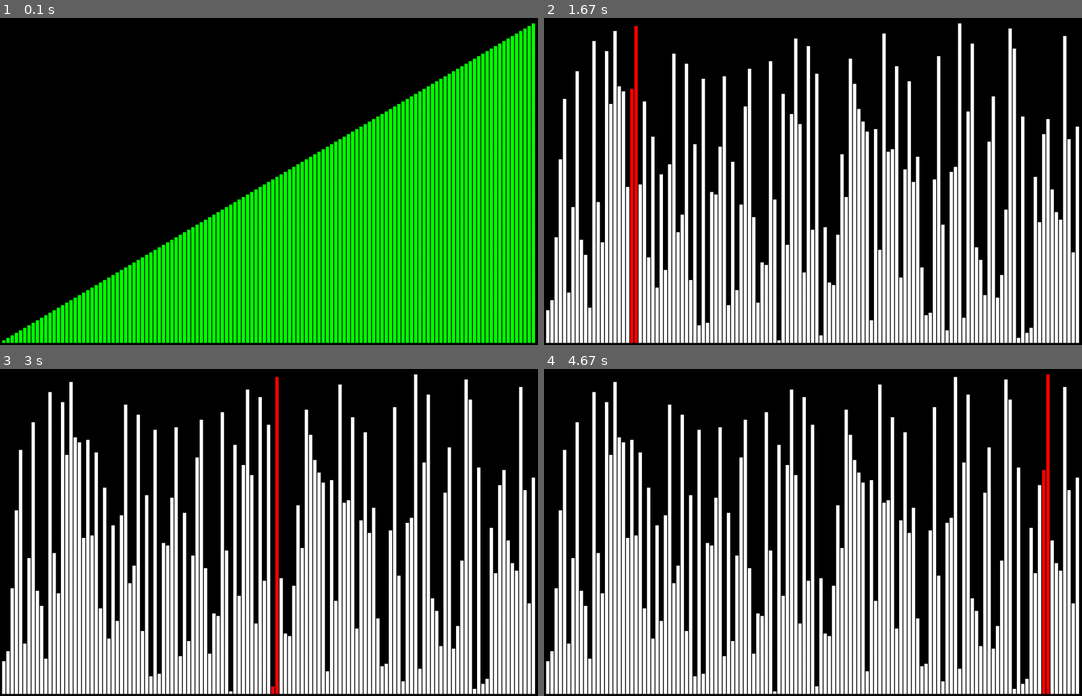
Above: before the commit, frames 1-4 (two rows, left to right).
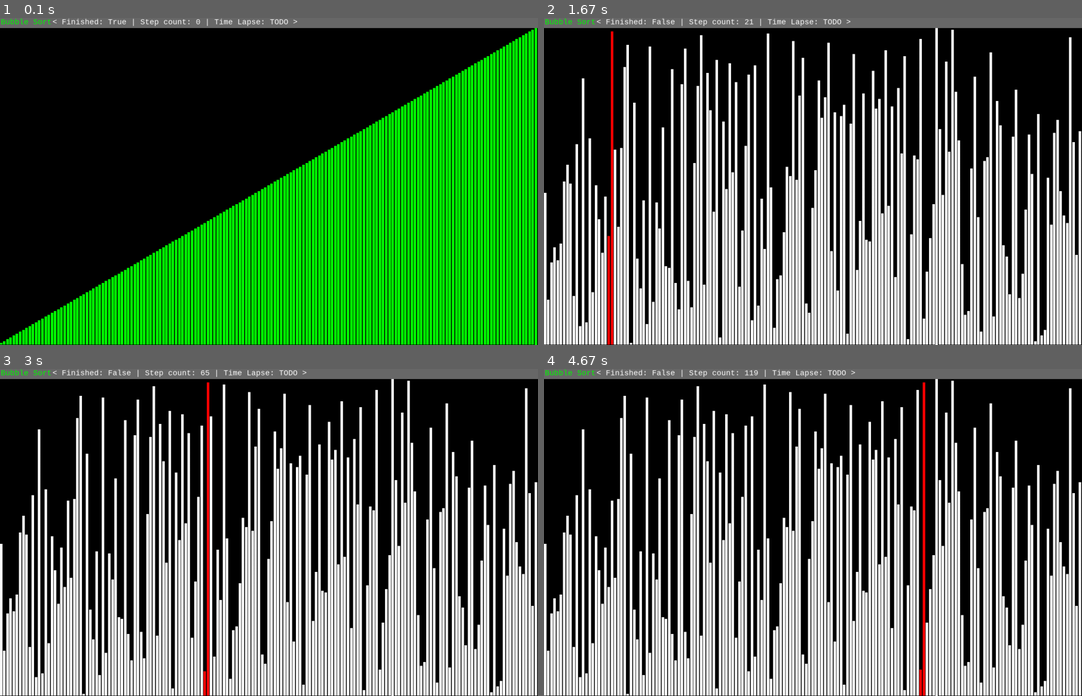
Above: after the commit, the same moments.

Repository: thiagolopes/sorting-algorithms-pygame
Game: pygame game, started from sort.py
Same seed, same stepped clock (60 frames per second), same inputs: the game is played once before the commit and once after it.
Inputs:
- Up to frame 1 (0.1 s): no input
- Up to frame 2 (1.67 s): tap Space at 0.33, 1.07, 1.37, 1.57 s; tap Enter at 0.67 s
- Up to frame 3 (3 s): tap Space at 1.9, 2.2, 2.4, 2.7, 2.97 s
- Up to frame 4 (4.67 s): tap Space at 3.3, 3.6, 3.73, 4.13, 4.43 s

The runs differ from the first frame. In frame 1, 30% of the frame differs, in the area x 0-100%, y 0-100%; in frame 2, 50%; in frame 3, 50%; in frame 4, 51%.

Commit message:
Implement bar and revet style without trunc and margin

Diff:
--- a/sort.py
+++ b/sort.py
@@ -1,11 +1,11 @@
+import math
+import random
 import sys
-import random
 
 import pygame
-from pygame import Vector2
 
 RUNNING = True
-TOTAL = 128
+TOTAL = 170
 START = 1
 
 
@@ -18,6 +18,27 @@
     pygame.mixer.Sound.play(beep)
 
 
+class Bar:
+    def __init__(self, pos, screen):
+        self.pos = pos
+        self.screen = screen
+        self.surface = pygame.Surface(pygame.Vector2(pos.w, pos.h))
+        self.text = pygame.font.SysFont("Monospace", 18)
+
+        self.title_pos = pygame.Vector2(2, 0)
+
+    def draw(self, algorithm, meta):
+        self.surface.fill("dimgray", self.pos)
+        title = self.text.render(algorithm, True, "green")
+        self.surface.blit(title, self.title_pos)
+
+        meta_text = self.text.render(meta, True, "white")
+        meta_pos = pygame.Vector2(self.title_pos.x + title.get_width() + 2, self.title_pos.y)
+        self.surface.blit(meta_text, meta_pos)
+
+        self.screen.blit(self.surface, self.pos)
+
+
 class BubbleSort:
     def __init__(self, elements):
         self.elements = elements
@@ -26,8 +47,18 @@
         self.dirty_index = []
         self.finished = True
 
+        self.step_count = 0
+
+    def __str__(self):
+        return "Bubble Sort"
+
+    def __repr__(self):
+        return f"< Finished: {self.finished} | Step count: {self.step_count} | Time Lapse: TODO >"
+
     def step(self):
         self.dirty_index = []
+        self.step_count += 1
+
         if self.finished:
             return False
 
@@ -59,11 +90,12 @@
         self.index_step = START
         self.dirty_index = []
         self.finished = False
+        self.step_count = 0
         random.shuffle(self.elements)
 
 
 class Grid:
-    margin = 2
+    margin = 1
 
     def __init__(self, pos, size, screen):
         self.pos = pos
@@ -73,10 +105,10 @@
         self.last_dirty_indexes = []
 
     def draw_index(self, index, total, element, color):
-        top = self.size.x // total
-        left = self.size.y // total
+        top = self.size.x / total
+        left = self.size.y / total
 
-        width = top - self.margin
+        width = math.trunc(top) - self.margin
         height = left * element
 
         if width < 1:
@@ -118,10 +150,14 @@
 bubble = BubbleSort(elements)
 play = False
 
+bar_size = 24
 grid_gap = 10
-grid_pos = Vector2(grid_gap / 2, grid_gap / 2)
-grid_size = Vector2(screen.get_width() - grid_gap, screen.get_height() - grid_gap)
+grid_pos = pygame.Vector2(0, bar_size)
+grid_size = pygame.Vector2(screen.get_width(), screen.get_height() - bar_size)
 grid = Grid(grid_pos, grid_size, screen)
+
+bar_pos = pygame.Rect(0, 0, screen.get_width(), bar_size)
+bar = Bar(bar_pos, screen)
 
 while RUNNING:
     for event in pygame.event.get():
@@ -155,8 +191,8 @@
         play = False
 
     # Draw
-    screen.fill("black")
     grid.draw(bubble.elements, bubble.dirty_index, bubble.finished)
+    bar.draw(str(bubble), repr(bubble))
 
     pygame.display.flip()
 
